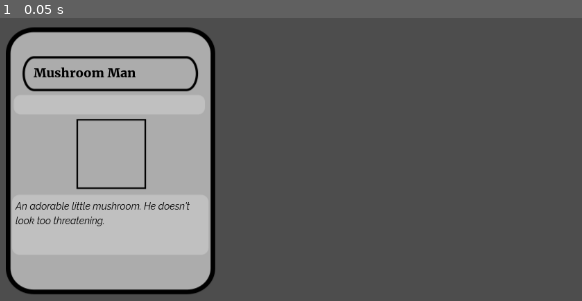
Above: before the commit, frame 1.
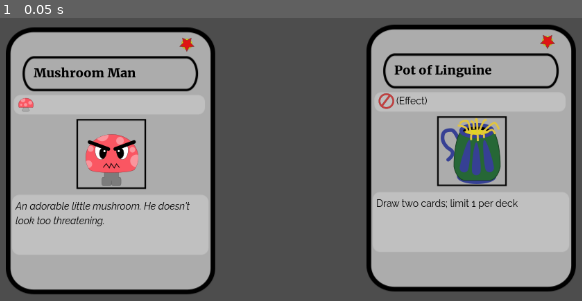
Above: after the commit, the same moment.

Repository: Mercerenies/evilcon-2024
Game: Godot game, scene res://debug/debug_room.tscn
Two runs of this game, one before a commit and one after it. Both use one fixed random seed, a clock stepped at 60 frames per second and the inputs below.
Inputs:
- Up to frame 1 (0.05 s): no input

The runs differ from the first frame. In frame 1, 34% of the frame differs, in the area x 3-99%, y 2-97%.

Commit message:
Basic card layout

Diff:
--- /dev/null
+++ b/card_game/playing_card/archetype.gd
@@ -0,0 +1,21 @@
+class_name Archetype
+extends Node
+
+
+const HUMAN = 1
+const FUNGUS = 2
+const TURTLE = 3
+const SHAPE = 4
+const PASTA = 5
+const CLOWN = 6
+const ROBOT = 7
+const BEE = 8
+const NINJA = 9
+const BOSS = 11
+const ZOMBIE = 12
+
+
+static func to_icon_index(archetype: int) -> int:
+    # It's an implementation detail that these numbers match up.
+    # Currently, it's simply the easiest way to store these.
+    return archetype
--- a/card_game/playing_card/card_type.gd
+++ b/card_game/playing_card/card_type.gd
@@ -3,6 +3,7 @@
 
 const EffectTextFont = preload("res://fonts/Raleway-Regular.ttf")
 const FlavorTextFont = preload("res://fonts/Raleway-Italic.ttf")
+const CardIcon = preload("res://card_game/playing_card/playing_card_display/card_icon/card_icon.gd")
 
 
 func get_id() -> int:
@@ -21,7 +22,28 @@
     return ""
 
 
+func get_picture_index() -> int:
+    push_warning("Forgot to override get_picture_index!")
+    return 0
+
+
+func get_icon_row() -> Array:
+    if is_limited():
+        return [CardIcon.Frame.LIMITED]
+    else:
+        return []
+
+
+func get_star_cost() -> int:
+    push_warning("Forgot to override get_star_cost!")
+    return 0
+
+
 func is_text_flavor() -> bool:
+    return false
+
+
+func is_limited() -> bool:
     return false
 
 
@@ -30,3 +52,7 @@
         return FlavorTextFont
     else:
         return EffectTextFont
+
+
+func get_archetypes_row_text() -> String:
+    return ""
--- a/card_game/playing_card/cards/mushroom_man.gd
+++ b/card_game/playing_card/cards/mushroom_man.gd
@@ -1,4 +1,4 @@
-extends CardType
+extends MinionCardType
 
 
 func get_id() -> int:
@@ -15,3 +15,15 @@
 
 func is_text_flavor() -> bool:
     return true
+
+
+func get_star_cost() -> int:
+    return 1
+
+
+func get_picture_index() -> int:
+    return 1
+
+
+func get_archetypes() -> Array:
+    return [Archetype.FUNGUS]
--- /dev/null
+++ b/card_game/playing_card/cards/pot_of_linguine.gd
@@ -0,0 +1,25 @@
+extends EffectCardType
+
+
+func get_id() -> int:
+    return 2
+
+
+func get_title() -> String:
+    return "Pot of Linguine"
+
+
+func get_text() -> String:
+    return "Draw two cards; limit 1 per deck"
+
+
+func get_star_cost() -> int:
+    return 1
+
+
+func get_picture_index() -> int:
+    return 2
+
+
+func is_limited() -> bool:
+    return true
--- /dev/null
+++ b/card_game/playing_card/effect_card_type.gd
@@ -0,0 +1,19 @@
+class_name EffectCardType
+extends CardType
+
+
+func is_ongoing() -> bool:
+    return false
+
+
+func is_hero() -> bool:
+    return false
+
+
+func get_archetypes_row_text() -> String:
+    if is_hero():
+        return "(Effect / Hero)"
+    elif is_ongoing():
+        return "(Effect / Ongoing)"
+    else:
+        return "(Effect)"
--- /dev/null
+++ b/card_game/playing_card/minion_card_type.gd
@@ -0,0 +1,11 @@
+class_name MinionCardType
+extends CardType
+
+
+func get_archetypes() -> Array:
+    push_warning("Forgot to override get_archetypes!")
+    return []
+
+
+func get_icon_row() -> Array:
+    return super.get_icon_row() + get_archetypes().map(Archetype.to_icon_index)
--- a/card_game/playing_card/playing_card_display/card_icon/card_icon.gd
+++ b/card_game/playing_card/playing_card_display/card_icon/card_icon.gd
@@ -1,4 +1,8 @@
+@tool
 extends Node2D
+
+const ICON_WIDTH = 28
+const ICON_HEIGHT = 28
 
 enum Frame {
     EVIL_STAR = 0,
@@ -22,9 +26,10 @@
     CARDS = 18,
     MONEY = 19,
     SONG = 20,
+    LIMITED = 21,
 }
 
-var frame: int:
+var frame: int = 0:
     get:
         return $Sprite2D.frame
     set(v):
--- a/card_game/playing_card/playing_card_display/card_icon/card_icon.svg
+++ b/card_game/playing_card/playing_card_display/card_icon/card_icon.svg
@@ -1,23 +1,23 @@
 <?xml version="1.0" encoding="UTF-8" standalone="no"?>
 <svg
-   xmlns:dc="http://purl.org/dc/elements/1.1/"
-   xmlns:cc="http://creativecommons.org/ns#"
-   xmlns:rdf="http://www.w3.org/1999/02/22-rdf-syntax-ns#"
-   xmlns:svg="http://www.w3.org/2000/svg"
-   xmlns="http://www.w3.org/2000/svg"
-   xmlns:xlink="http://www.w3.org/1999/xlink"
-   xmlns:sodipodi="http://sodipodi.sourceforge.net/DTD/sodipodi-0.dtd"
-   xmlns:inkscape="http://www.inkscape.org/namespaces/inkscape"
    width="140"
    height="140"
    viewBox="0 0 37.041667 37.041668"
    version="1.1"
    id="svg1983"
-   inkscape:version="1.0.2-2 (e86c870879, 2021-01-15)"
-   sodipodi:docname="CardIcons.svg"
-   inkscape:export-filename="CardIcons.png"
+   inkscape:version="1.2.2 (b0a8486541, 2022-12-01)"
+   sodipodi:docname="card_icon.svg"
+   inkscape:export-filename="card_icon.png"
    inkscape:export-xdpi="96"
-   inkscape:export-ydpi="96">
+   inkscape:export-ydpi="96"
+   xmlns:inkscape="http://www.inkscape.org/namespaces/inkscape"
+   xmlns:sodipodi="http://sodipodi.sourceforge.net/DTD/sodipodi-0.dtd"
+   xmlns:xlink="http://www.w3.org/1999/xlink"
+   xmlns="http://www.w3.org/2000/svg"
+   xmlns:svg="http://www.w3.org/2000/svg"
+   xmlns:rdf="http://www.w3.org/1999/02/22-rdf-syntax-ns#"
+   xmlns:cc="http://creativecommons.org/ns#"
+   xmlns:dc="http://purl.org/dc/elements/1.1/">
   <defs
      id="defs1977">
     <linearGradient
@@ -45,6 +45,45 @@
          offset="1"
          id="stop1918" />
     </linearGradient>
+    <filter
+       style="color-interpolation-filters:sRGB"
+       inkscape:label="Blur"
+       id="filter1324"
+       x="-0.00035943906"
+       y="-0.00028961029"
+       width="1.0007189"
+       height="1.0005792">
+      <feGaussianBlur
+         stdDeviation="0.00056776625"
+         result="blur"
+         id="feGaussianBlur1322" />
+    </filter>
+    <filter
+       style="color-interpolation-filters:sRGB"
+       inkscape:label="Blur"
+       id="filter1324-3"
+       x="-0.0027152802"
+       y="-0.0027152793"
+       width="1.0054306"
+       height="1.0054306">
+      <feGaussianBlur
+         stdDeviation="0.1 0.1"
+         result="blur"
+         id="feGaussianBlur1322-6" />
+    </filter>
+    <filter
+       style="color-interpolation-filters:sRGB"
+       inkscape:label="Blur"
+       id="filter9137"
+       x="-6.3267337e-05"
+       y="-6.3267316e-05"
+       width="1.0001265"
+       height="1.0001265">
+      <feGaussianBlur
+         stdDeviation="0.0023300483"
+         result="blur"
+         id="feGaussianBlur9135" />
+    </filter>
   </defs>
   <sodipodi:namedview
      id="base"
@@ -54,19 +93,22 @@
      inkscape:pageopacity="0.0"
      inkscape:pageshadow="2"
      inkscape:zoom="8"
-     inkscape:cx="-0.748444"
-     inkscape:cy="106.4756"
+     inkscape:cx="51.3125"
+     inkscape:cy="114.625"
      inkscape:document-units="mm"
      inkscape:current-layer="layer1"
      inkscape:document-rotation="0"
      showgrid="true"
      units="px"
      inkscape:window-width="1920"
-     inkscape:window-height="1017"
-     inkscape:window-x="-8"
-     inkscape:window-y="-8"
+     inkscape:window-height="979"
+     inkscape:window-x="1920"
+     inkscape:window-y="32"
      inkscape:window-maximized="1"
-     inkscape:snap-global="false">
+     inkscape:snap-global="false"
+     inkscape:showpageshadow="2"
+     inkscape:pagecheckerboard="0"
+     inkscape:deskcolor="#d1d1d1">
     <inkscape:grid
        type="xygrid"
        id="grid2546"
@@ -1606,5 +1648,10 @@
        id="path48280"
        style="font-style:normal;font-variant:normal;font-weight:bold;font-stretch:normal;font-size:22.1823px;line-heigh …(207 unchanged characters)…
        d="m 4.94049,30.166951 -1.725526,4.273945 c -0.083975,-0.117577 -0.215128,-0.212753 -0.3945642,-0.285193 -0.1326 …(1837 unchanged characters)…
+    <path
+       id="path44812"
+       style="vector-effect:none;fill:#ca3d3d;fill-opacity:1;stroke:#842828;stroke-width:1.26449;stroke-linecap:butt;stroke-linejoin:miter;stroke-miterlimit:4;stroke-dasharray:none;stroke-dashoffset:0;stroke-opacity:1;stop-color:#000000"
+       d="M 150.66295 804.58926 A 44.194175 44.194175 0 0 0 106.57383 848.77977 A 44.194175 44.194175 0 0 0 150.76434 892.97809 A 44.194175 44.194175 0 0 0 194.96266 848.77977 A 44.194175 44.194175 0 0 0 150.76434 804.58926 A 44.194175 44.194175 0 0 0 150.66295 804.58926 z M 150.72535 813.4258 A 35.355341 35.355341 0 0 1 150.76434 813.4258 A 35.355341 35.355341 0 0 1 164.67039 816.29592 L 123.3188 870.71905 A 35.355341 35.355341 0 0 1 115.41037 848.77977 A 35.355341 35.355341 0 0 1 150.72535 813.4258 z M 172.99999 821.35763 A 35.355341 35.355341 0 0 1 186.11831 848.77977 A 35.355341 35.355341 0 0 1 150.76434 884.13375 A 35.355341 35.355341 0 0 1 130.30693 877.55118 L 172.99999 821.35763 z "
+       transform="matrix(0.06625826,0,0,0.06625826,1.0368174,-23.091857)" />
   </g>
 </svg>
--- /dev/null
+++ b/card_game/playing_card/playing_card_display/card_icon_row/card_icon_row.gd
@@ -0,0 +1,39 @@
+@tool
+extends Node2D
+
+const CardIconScene = preload("res://card_game/playing_card/playing_card_display/card_icon/card_icon.tscn")
+const CardIcon = preload("res://card_game/playing_card/playing_card_display/card_icon/card_icon.gd")
+
+@export_enum("Left", "Right") var alignment = "Left":
+    set(v):
+        alignment = v
+        _update_row()
+@export var icons: Array = [CardIcon.Frame.EVIL_STAR]:
+    set(v):
+        icons = v
+        _update_row()
+
+
+func _update_row():
+    Util.free_all_children(self)
+    var pos = Vector2.ZERO
+    var iterable = icons.duplicate()
+    var delta = Vector2(CardIcon.ICON_WIDTH, 0)
+    if alignment == "Right":
+        iterable.reverse()
+        delta *= -1
+    for icon_index in icons:
+        var icon = CardIconScene.instantiate()
+        icon.position = pos
+        icon.frame = icon_index
+        add_child(icon)
+        pos += delta
+
+
+func get_rect() -> Rect2:
+    var icon_size = Vector2(CardIcon.ICON_WIDTH, CardIcon.ICON_HEIGHT)
+    var upper_left = -0.5 * icon_size
+    var size = icon_size * Vector2(len(icons), 1)
+    if alignment == "Right":
+        upper_left.x -= CardIcon.ICON_WIDTH * (len(icons) - 1)
+    return Rect2(position + upper_left, size)
--- /dev/null
+++ b/card_game/playing_card/playing_card_display/card_icon_row/card_icon_row.tscn
@@ -0,0 +1,6 @@
+[gd_scene load_steps=2 format=3 uid="uid://brk2nqbiy5ofr"]
+
+[ext_resource type="Script" path="res://card_game/playing_card/playing_card_display/card_icon_row/card_icon_row.gd" id="1_pb4cl"]
+
+[node name="CardIconRow" type="Node2D"]
+script = ExtResource("1_pb4cl")
--- /dev/null
+++ b/card_game/playing_card/playing_card_display/card_picture/card_picture.gd
@@ -0,0 +1,7 @@
+extends Node2D
+
+var frame: int = 0:
+    get:
+        return $Sprite2D.frame
+    set(v):
+        $Sprite2D.frame = v
--- a/card_game/playing_card/playing_card_display/card_picture/card_picture.tscn
+++ b/card_game/playing_card/playing_card_display/card_picture/card_picture.tscn
@@ -1,8 +1,10 @@
-[gd_scene load_steps=2 format=3 uid="uid://bhgmsspndgbym"]
+[gd_scene load_steps=3 format=3 uid="uid://bhgmsspndgbym"]
 
 [ext_resource type="Texture2D" uid="uid://cpk0py50dxwa1" path="res://card_game/playing_card/playing_card_display/card_picture/card_picture.png" id="1_cr4k8"]
+[ext_resource type="Script" path="res://card_game/playing_card/playing_card_display/card_picture/card_picture.gd" id="1_yj2li"]
 
 [node name="CardPicture" type="Node2D"]
+script = ExtResource("1_yj2li")
 
 [node name="Sprite2D" type="Sprite2D" parent="."]
 texture = ExtResource("1_cr4k8")
--- a/card_game/playing_card/playing_card_display/playing_card_display.gd
+++ b/card_game/playing_card/playing_card_display/playing_card_display.gd
@@ -1,4 +1,6 @@
 extends Node2D
+
+const CardIcon = preload("res://card_game/playing_card/playing_card_display/card_icon/card_icon.gd")
 
 var card_type: CardType = null:
     set(v):
@@ -10,3 +12,10 @@
     $TitleLabel.text = card_type.get_title()
     $TextLabel.text = card_type.get_text()
     $TextLabel.add_theme_font_override("font", card_type.get_text_font())
+    $ArchetypesRow.icons = card_type.get_icon_row()
+    $CostRow.icons = Util.filled_array(CardIcon.Frame.EVIL_STAR, card_type.get_star_cost())
+    $CardPicture.frame = card_type.get_picture_index()
+
+    var archetypes_rect = $ArchetypesRow.get_rect()
+    $ArchetypesTextLabel.position.x = archetypes_rect.end.x
+    $ArchetypesTextLabel.text = card_type.get_archetypes_row_text()
--- a/card_game/playing_card/playing_card_display/playing_card_display.tscn
+++ b/card_game/playing_card/playing_card_display/playing_card_display.tscn
@@ -1,8 +1,10 @@
-[gd_scene load_steps=4 format=3 uid="uid://d1hh31lpc0qp6"]
+[gd_scene load_steps=6 format=3 uid="uid://d1hh31lpc0qp6"]
 
 [ext_resource type="Script" path="res://card_game/playing_card/playing_card_display/playing_card_display.gd" id="1_ctuju"]
 [ext_resource type="PackedScene" uid="uid://bnpua7ivul3vs" path="res://card_game/playing_card/playing_card_display/card_frame/card_frame.tscn" id="1_titw6"]
 [ext_resource type="Theme" uid="uid://e72ukg4v02e7" path="res://card_game/playing_card/playing_card_display/card_display_theme.tres" id="2_7d3ug"]
+[ext_resource type="PackedScene" uid="uid://brk2nqbiy5ofr" path="res://card_game/playing_card/playing_card_display/card_icon_row/card_icon_row.tscn" id="4_o5fv1"]
+[ext_resource type="PackedScene" uid="uid://bhgmsspndgbym" path="res://card_game/playing_card/playing_card_display/card_picture/card_picture.tscn" id="5_58xf2"]
 
 [node name="PlayingCardDisplay" type="Node2D"]
 script = ExtResource("1_ctuju")
@@ -26,3 +28,21 @@
 theme = ExtResource("2_7d3ug")
 text = "Card Description"
 autowrap_mode = 3
+
+[node name="ArchetypesRow" parent="." instance=ExtResource("4_o5fv1")]
+position = Vector2(-122, -82)
+
+[node name="CostRow" parent="." instance=ExtResource("4_o5fv1")]
+position = Vector2(110, -169)
+alignment = "Right"
+
+[node name="ArchetypesTextLabel" type="Label" parent="."]
+offset_left = -102.0
+offset_top = -92.0
+offset_right = -29.0
+offset_bottom = -69.0
+theme = ExtResource("2_7d3ug")
+text = "(Card Type)"
+
+[node name="CardPicture" parent="." instance=ExtResource("5_58xf2")]
+position = Vector2(1, -9)
--- a/debug/debug_room.gd
+++ b/debug/debug_room.gd
@@ -1,7 +1,9 @@
 extends Node2D
 
 const MushroomMan = preload("res://card_game/playing_card/cards/mushroom_man.gd")
+const PotOfLinguine = preload("res://card_game/playing_card/cards/pot_of_linguine.gd")
 
 
 func _ready():
     $PlayingCardDisplay.card_type = MushroomMan.new()
+    $PlayingCardDisplay2.card_type = PotOfLinguine.new()
--- a/debug/debug_room.tscn
+++ b/debug/debug_room.tscn
@@ -8,3 +8,6 @@
 
 [node name="PlayingCardDisplay" parent="." instance=ExtResource("2_fevnx")]
 position = Vector2(207, 273)
+
+[node name="PlayingCardDisplay2" parent="." instance=ExtResource("2_fevnx")]
+position = Vector2(727, 269)
--- /dev/null
+++ b/util.gd
@@ -0,0 +1,15 @@
+class_name Util
+extends Node
+
+# Static utility class
+
+static func free_all_children(node: Node):
+    for child in node.get_children():
+        child.free()
+
+
+static func filled_array(value, size: int) -> Array:
+    var array = []
+    array.resize(size)
+    array.fill(value)
+    return array
Binary file changed: card_game/playing_card/playing_card_display/card_icon/card_icon.png
